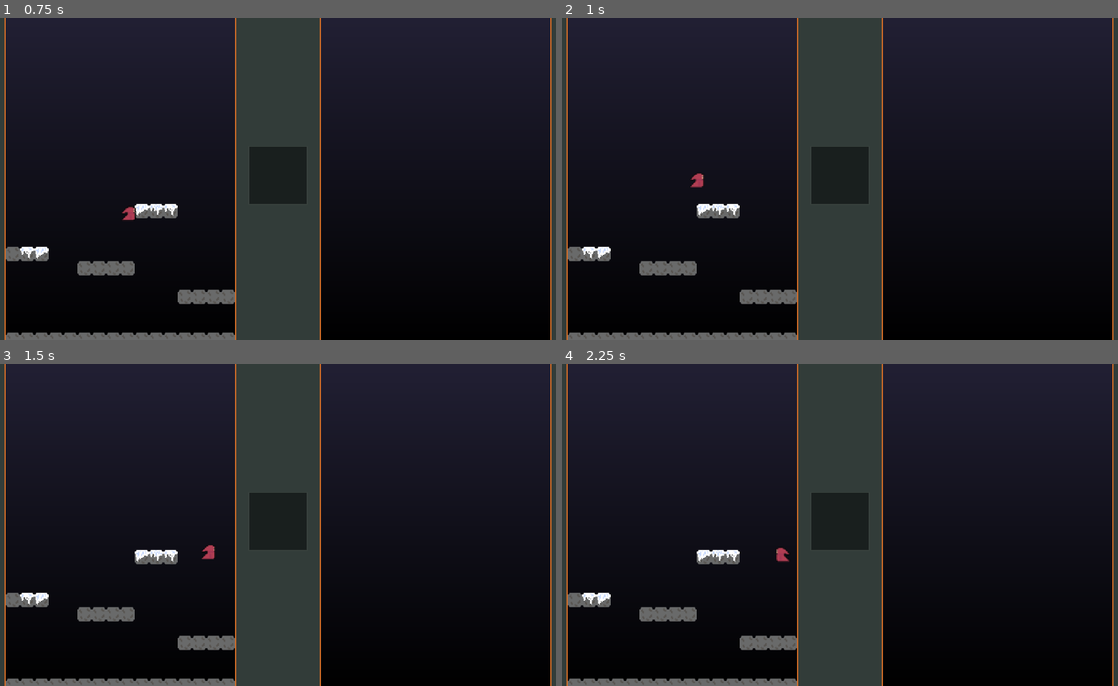
Above: before the commit, frames 1-4 (two rows, left to right).
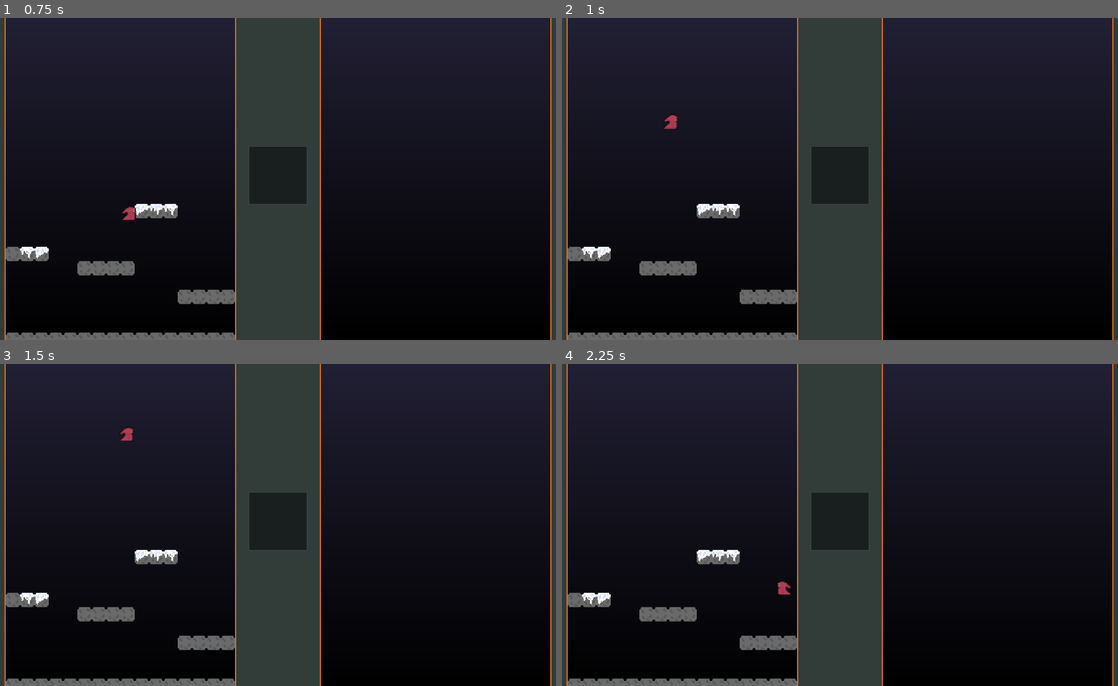
Above: after the commit, the same moments.

Repository: NaetharuCodes/TowerPlatformer
Game: Godot game, scene res://scenes/levels/sandbox.tscn
Same seed, same stepped clock (60 frames per second), same inputs: the game is played once before the commit and once after it.
Inputs:
- Up to frame 1 (0.75 s): tap Enter at 0.5 s; hold D (move_right) from 0.53 s (still down); tap Space (jump) at 0.6 s
- Up to frame 2 (1 s): keep holding D (move_right); tap Space (jump) at 0.77 s
- Up to frame 3 (1.5 s): keep holding D (move_right); tap Space (jump) at 1.07, 1.35 s
- Up to frame 4 (2.25 s): tap Space (jump) at 1.52, 1.82, 2.1 s; release D (move_right) at 2.03 s; hold A (move_left) from 2.03 s (still down)

Frame 1 is identical in both runs. In frame 2, 0.2% of the frame differs, in the area x 18-26%, y 30-53%; in frame 3, 0.2%; in frame 4, 0.2%.

Commit message:
add player facing and wall bounce

Diff:
--- a/scripts/player.gd
+++ b/scripts/player.gd
@@ -1,4 +1,7 @@
 extends CharacterBody2D
+
+enum Facing {LEFT, RIGHT}
+var facing: Facing = Facing.LEFT
 
 @onready var sprite: AnimatedSprite2D = $AnimatedSprite2D
 
@@ -15,12 +18,25 @@
 
 # Jump
 @export var jump_power: float = 400.0
+@export var wall_push: float = 150.0
+var wall_jump_tokens: int = 1
 
 func _physics_process(delta: float) -> void:
 
 	if is_on_floor():
+		wall_jump_tokens = 1
+
 		if Input.is_action_just_pressed("jump"):
 			velocity.y -= jump_power
+
+	if is_on_wall() and not is_on_floor():
+		if Input.is_action_just_pressed("jump") and wall_jump_tokens > 0:
+			wall_jump_tokens -= 1
+			velocity.y -= jump_power  * 0.75
+			if facing == Facing.LEFT:
+				velocity.x += wall_push
+			else:
+				velocity.x -= wall_push
 
 	if not is_on_floor():
 		velocity.y += gravity * delta
@@ -30,8 +46,10 @@
 
 	if direction < 0:
 		sprite.flip_h = true
+		facing = Facing.LEFT
 	elif direction > 0:
 		sprite.flip_h = false
+		facing = Facing.RIGHT
 
 	var accel
 	var decel
Not shown, added: scenes/levels/sandbox.tscn4110812058.tmp
Not shown, added: scenes/levels/sandbox.tscn4117148713.tmp
